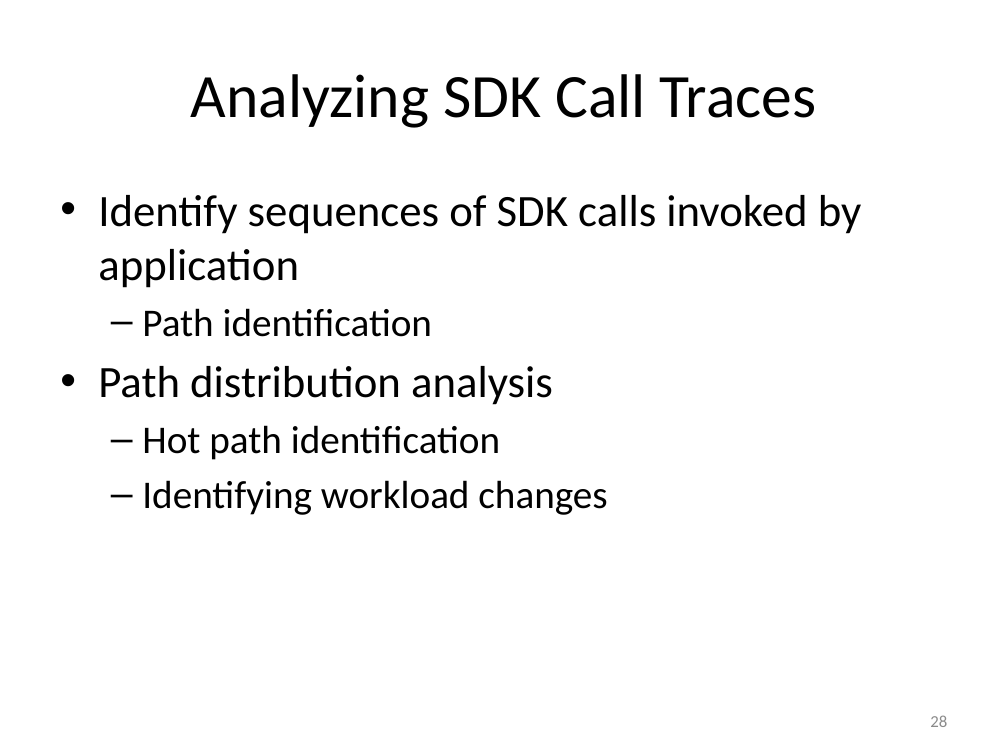
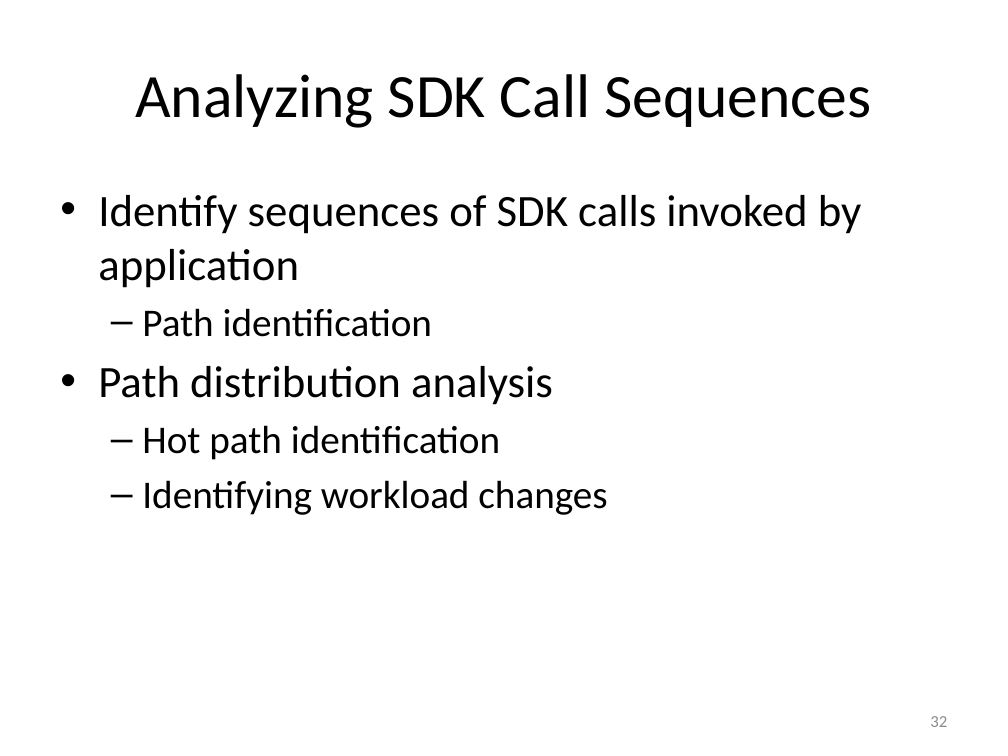
Before and after one commit to Dithn/eager-appscale, a slide deck: slide 32 of Eager/elk-experiment/appserver/system_design.pptx (slide 28 before the commit). Drawn at 1008x756 pixels with LibreOffice and Linux fonts; fonts in the diff are those of the drawing. Boxes give left, top, right and bottom in pixels: in the first picture for what was removed or moved away, otherwise in the second. Text is boxed around its words. In the diff, an @@ line names an element or a change of style, - is before the commit and + after.

```diff
--- a/Eager/elk-experiment/appserver/system_design.pptx
+++ b/Eager/elk-experiment/appserver/system_design.pptx
@@ title at <box>135,74,871,128</box>: text changed @@
-Analyzing SDK Call Traces
+Analyzing SDK Call Sequences
@@ page number at <box>930,716,947,727</box>: text changed @@
-28
+32
```
Also in this commit, not shown: 9 other slides changed, 4 slides added.
